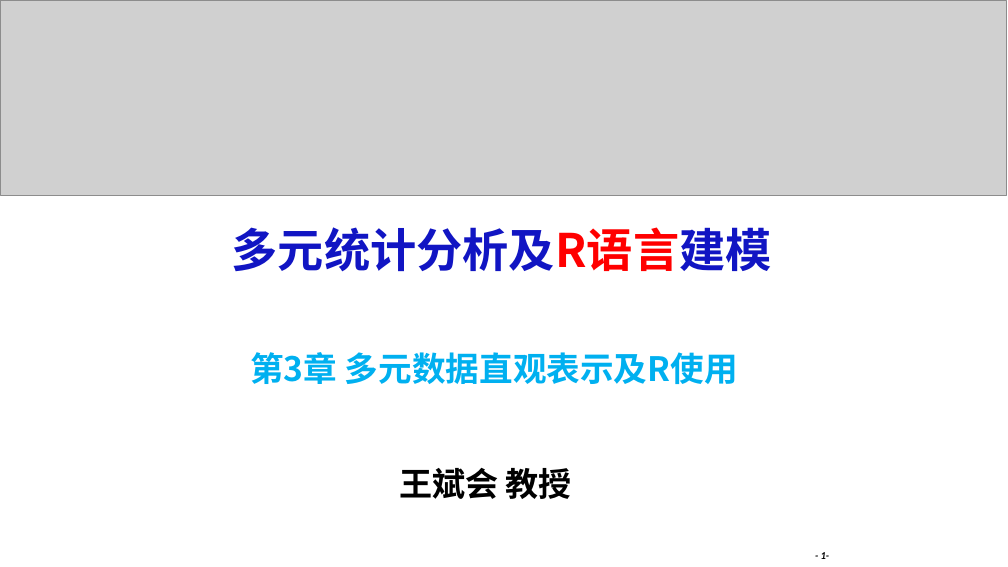
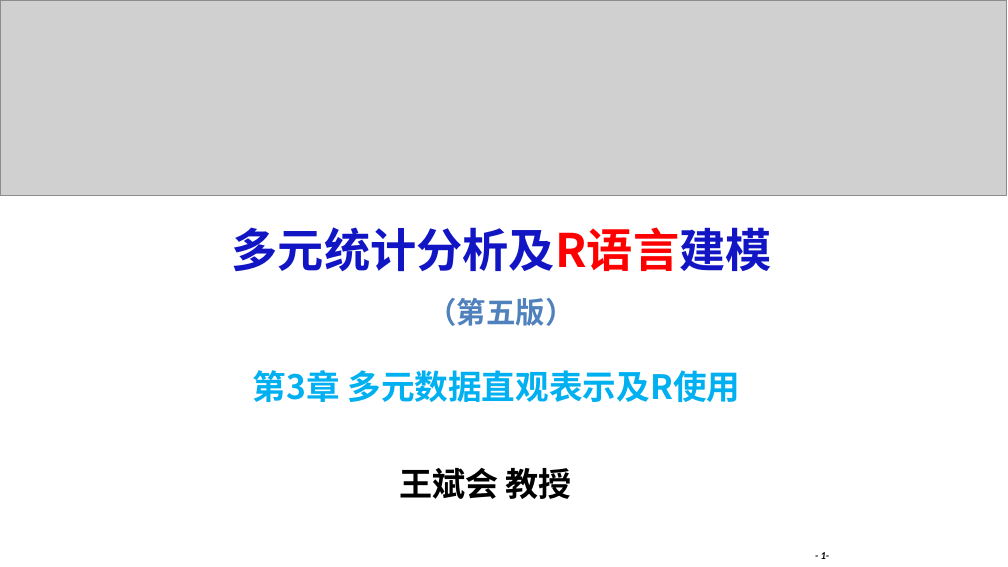
Before and after one commit to jdwbh/mvstats5, a slide deck: slide 1 of pptx/第3章 多元数据直观表示.pptx. Drawn at 1008x567 pixels with LibreOffice and Linux fonts; fonts in the diff are those of the drawing; grey boxes stand for pictures; background and template pictures are left out. Boxes give left, top, right and bottom in pixels: in the first picture for what was removed or moved away, otherwise in the second. Text is boxed around its words. In the diff, an @@ line names an element or a change of style, - is before the commit and + after.

```diff
--- a/pptx/第3章 多元数据直观表示.pptx
+++ b/pptx/第3章 多元数据直观表示.pptx
@@ text at [428, 298, 575, 326]: paragraph added @@
+（第五版）
@@ subtitle "第3章 多元数据直观表示及R使用": place and size @@
-subtitle "第3章 多元数据直观表示及R使用" at [250, 352, 738, 384]
+subtitle "第3章 多元数据直观表示及R使用" at [253, 370, 740, 402]
```
Also in this commit, not shown: 1 other slide changed, 12 other files.
